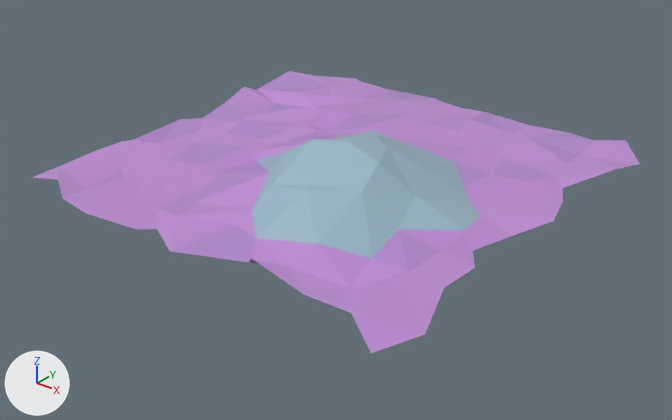
A saved change to the glTF model World/World Scenes/Mountains.glb.
The view is the same before and after, from a camera (50 mm lens) standing at (24.8, -31.2, 16.6) and looking at (0.9, -1.3, -1.9). Every picture has the same lights, and +X, +Y and +Z are marked at lower left.
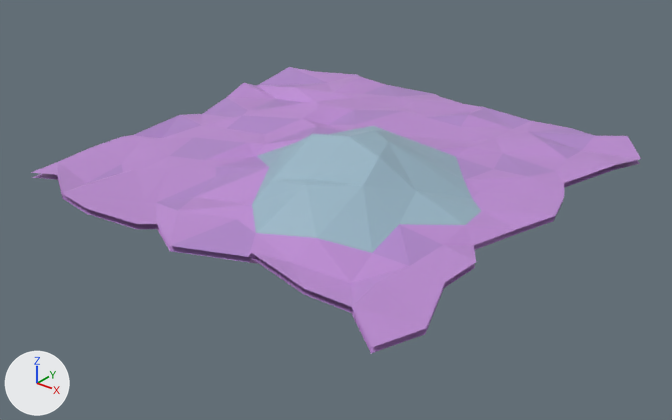
Where the change shows, as pixel boxes (x1, y1, x2, y2) in the pictures (672 x 420 px):
```json
{"object": "plane-col", "change": "rescaled", "after": [31, 67, 641, 347], "on screen": "not visible before"}
{"object": "Plane", "change": "unchanged, covered by the edit", "before": [32, 71, 640, 353], "after": [32, 160, 640, 353]}
```

The change, as JSON lines over the scene's bpy script:
```json
{"op": "set", "path": "ob_plane_col.scale", "old": "(1.0, 1.0, 1.0)", "new": "(10.0, 10.0, 10.0)"}
```
